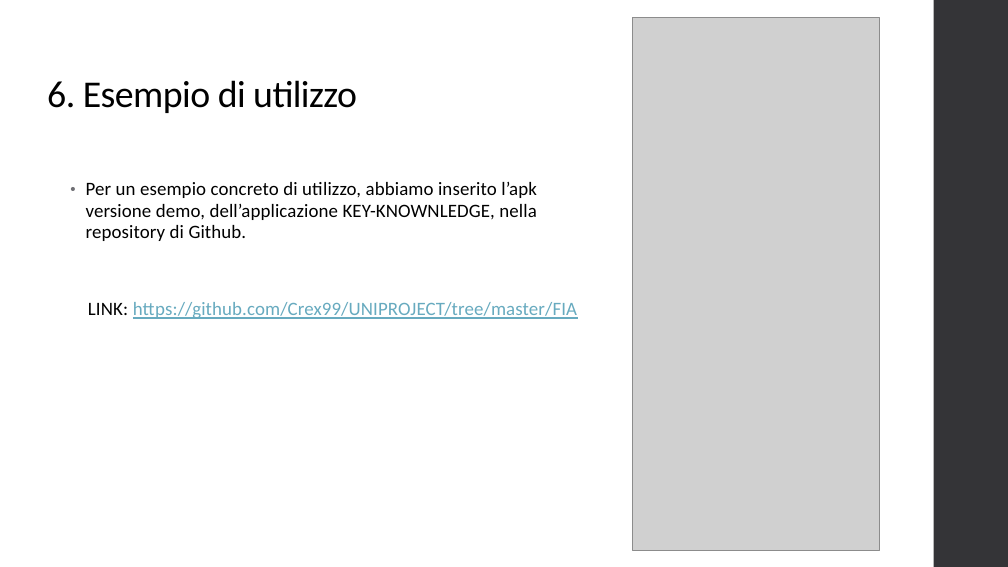
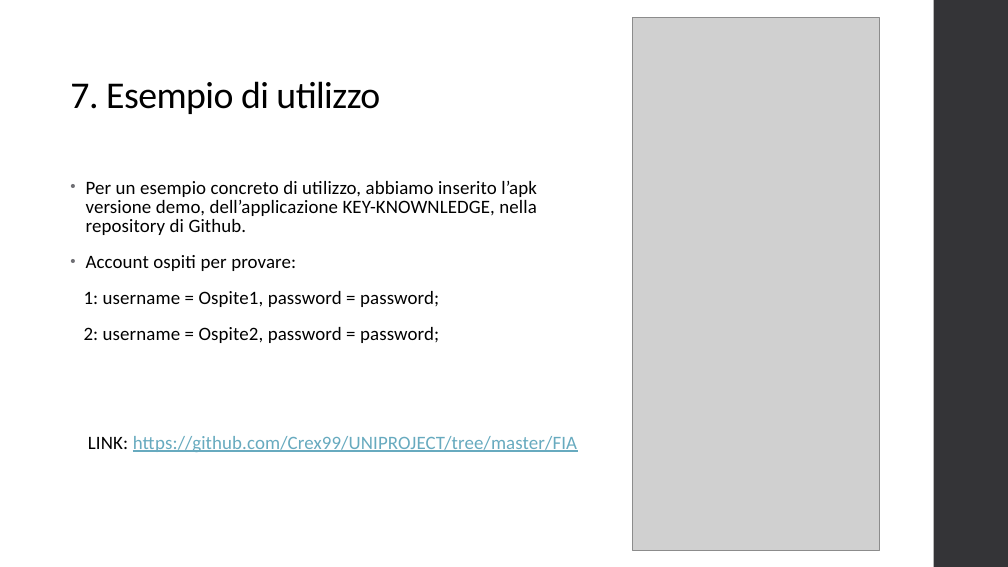
Before and after one commit to Crex99/KEY-KNOWLEDGE, a slide deck: slide 8 of FIA/KEY_KNOWNLEDGE.pptx (slide 7 before the commit). Drawn at 1008x567 pixels with LibreOffice and Linux fonts; fonts in the diff are those of the drawing; grey boxes stand for pictures. Boxes give left, top, right and bottom in pixels: in the first picture for what was removed or moved away, otherwise in the second. Text is boxed around its words. In the diff, an @@ line names an element or a change of style, - is before the commit and + after.

```diff
--- a/FIA/KEY_KNOWNLEDGE.pptx
+++ b/FIA/KEY_KNOWNLEDGE.pptx
@@ title at bbox=[70, 81, 380, 114]: text changed @@
-6. Esempio di utilizzo
+7. Esempio di utilizzo
@@ text at bbox=[86, 181, 577, 452]: line spacing 0.95 to 0.85 @@
@@ text at bbox=[84, 255, 439, 343]: paragraphs added @@
+• Account ospiti per provare:
+1: username = Ospite1, password = password;
+2: username = Ospite2, password = password;
```
Also in this commit, not shown: 4 other slides changed, 1 slide added, 1 other file.
